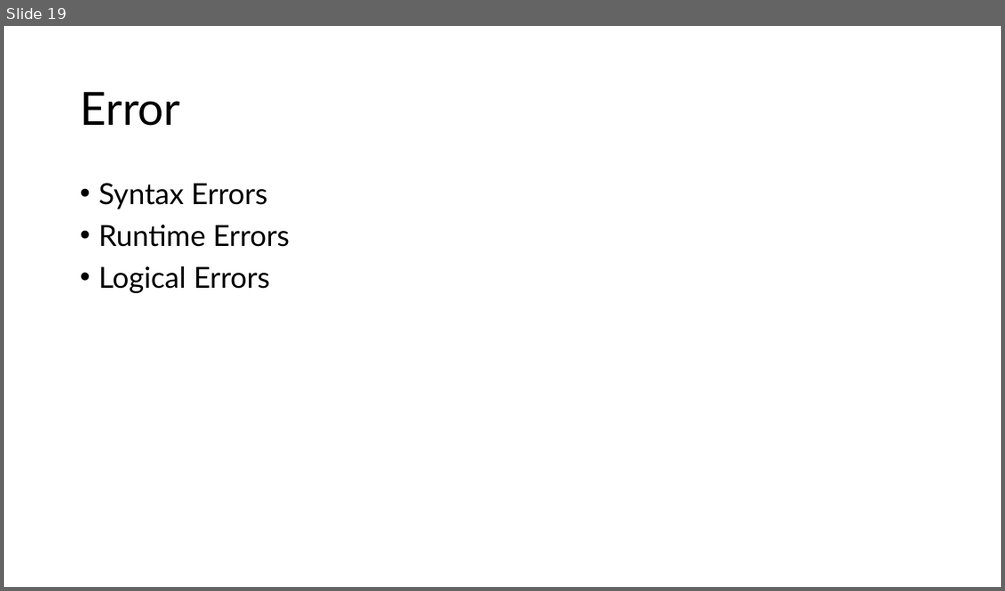
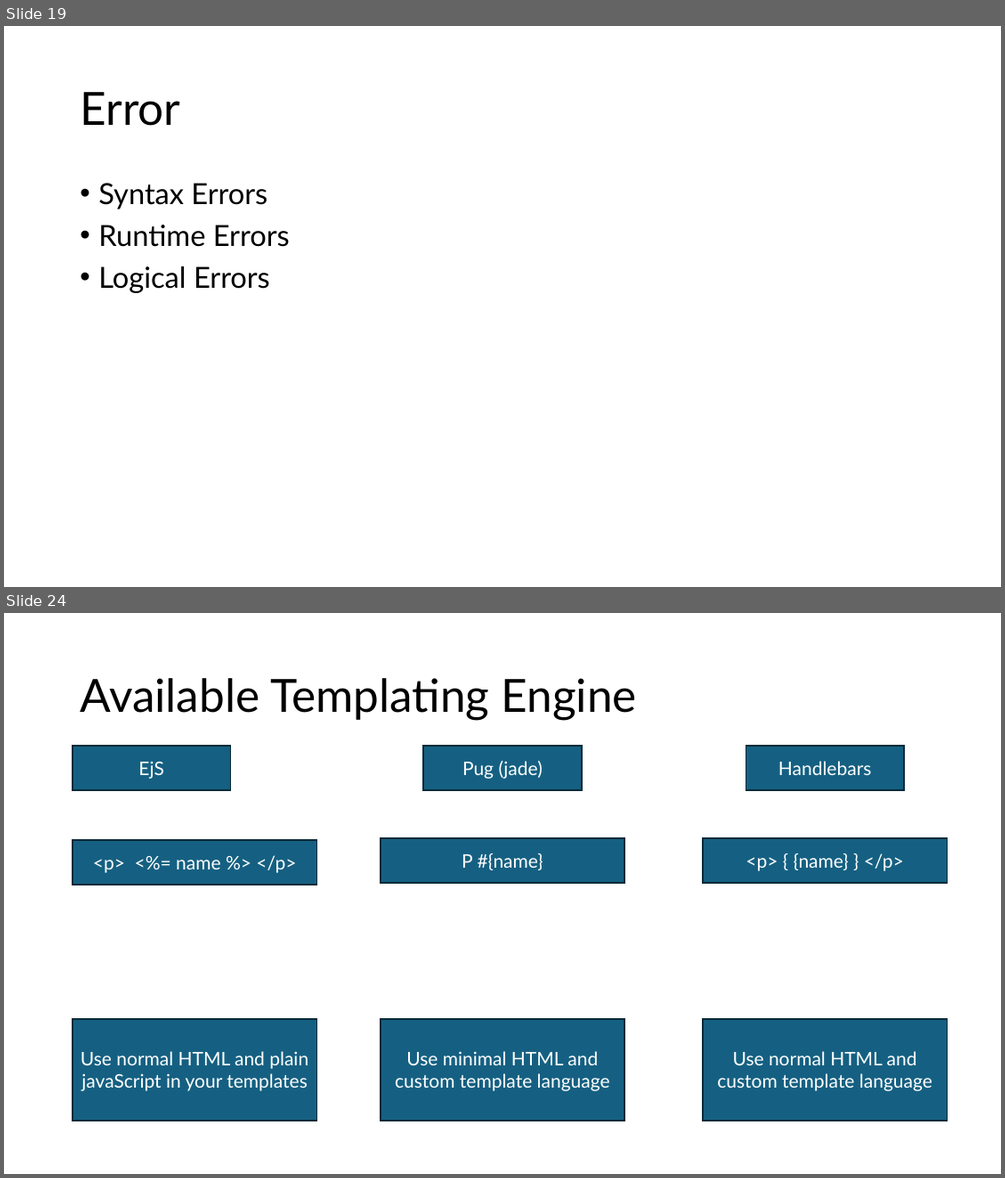
Before and after one commit to PiyushChaturvedii/Batch06, a slide deck: Node/node.pptx. Shown one above the other, each under a label of ours: slide 19 before the commit, slides 19 and 24 after it; the slides between them are not shown. The pictures are 1005x591 and 1005x1178 pixels, drawn with LibreOffice and Linux fonts; fonts in the diff are those of the drawing. Boxes give left, top, right and bottom in pixels: in the first picture for what was removed or moved away, otherwise in the second. Text is boxed around its words. In the diff, an @@ line names an element or a change of style, - is before the commit and + after.

```diff
--- a/Node/node.pptx
+++ b/Node/node.pptx
@@ slide 24 added at (x1=4, y1=613, x2=1001, y2=1174), background #FFFFFF @@
@@ title added at (x1=80, y1=678, x2=637, y2=720), 44 pt, text #000000 @@
+Available Templating Engine
@@ rectangle added at (x1=73, y1=747, x2=231, y2=790), fill #156082, outline #092A39 1.5 pt, 18 pt, text #FFFFFF @@
+EjS
@@ rectangle added at (x1=423, y1=747, x2=582, y2=790), fill #156082, outline #092A39 1.5 pt, 18 pt, text #FFFFFF @@
+Pug (jade)
@@ rectangle added at (x1=745, y1=747, x2=904, y2=790), fill #156082, outline #092A39 1.5 pt, 18 pt, text #FFFFFF @@
+Handlebars
@@ rectangle added at (x1=73, y1=840, x2=317, y2=884), fill #156082, outline #092A39 1.5 pt, 18 pt, text #FFFFFF @@
+<p> <%= name %> </p>
@@ rectangle added at (x1=380, y1=838, x2=624, y2=882), fill #156082, outline #092A39 1.5 pt, 18 pt, text #FFFFFF @@
+P #{name}
@@ rectangle added at (x1=704, y1=838, x2=947, y2=882), fill #156082, outline #092A39 1.5 pt, 18 pt, text #FFFFFF @@
+<p> { {name} } </p>
@@ rectangle added at (x1=73, y1=1019, x2=317, y2=1121), fill #156082, outline #092A39 1.5 pt, 18 pt, text #FFFFFF @@
+Use normal HTML and plain javaScript in your templates
@@ rectangle added at (x1=380, y1=1019, x2=624, y2=1121), fill #156082, outline #092A39 1.5 pt, 18 pt, text #FFFFFF @@
+Use minimal HTML and custom template language
@@ rectangle added at (x1=704, y1=1019, x2=947, y2=1121), fill #156082, outline #092A39 1.5 pt, 18 pt, text #FFFFFF @@
+Use normal HTML and custom template language
```
Also in this commit, not shown: 2 slides changed, 4 other slides added, 30 other files.
